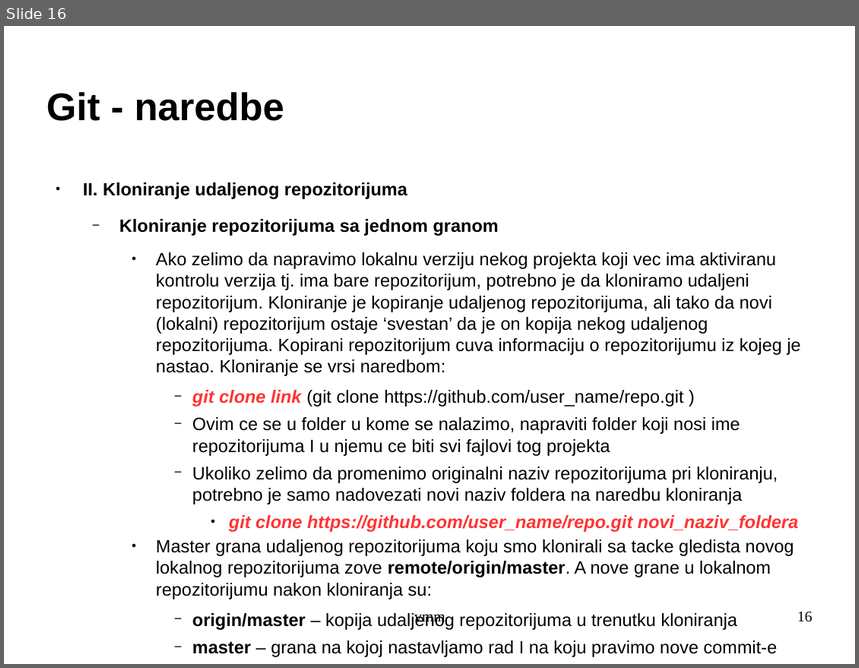
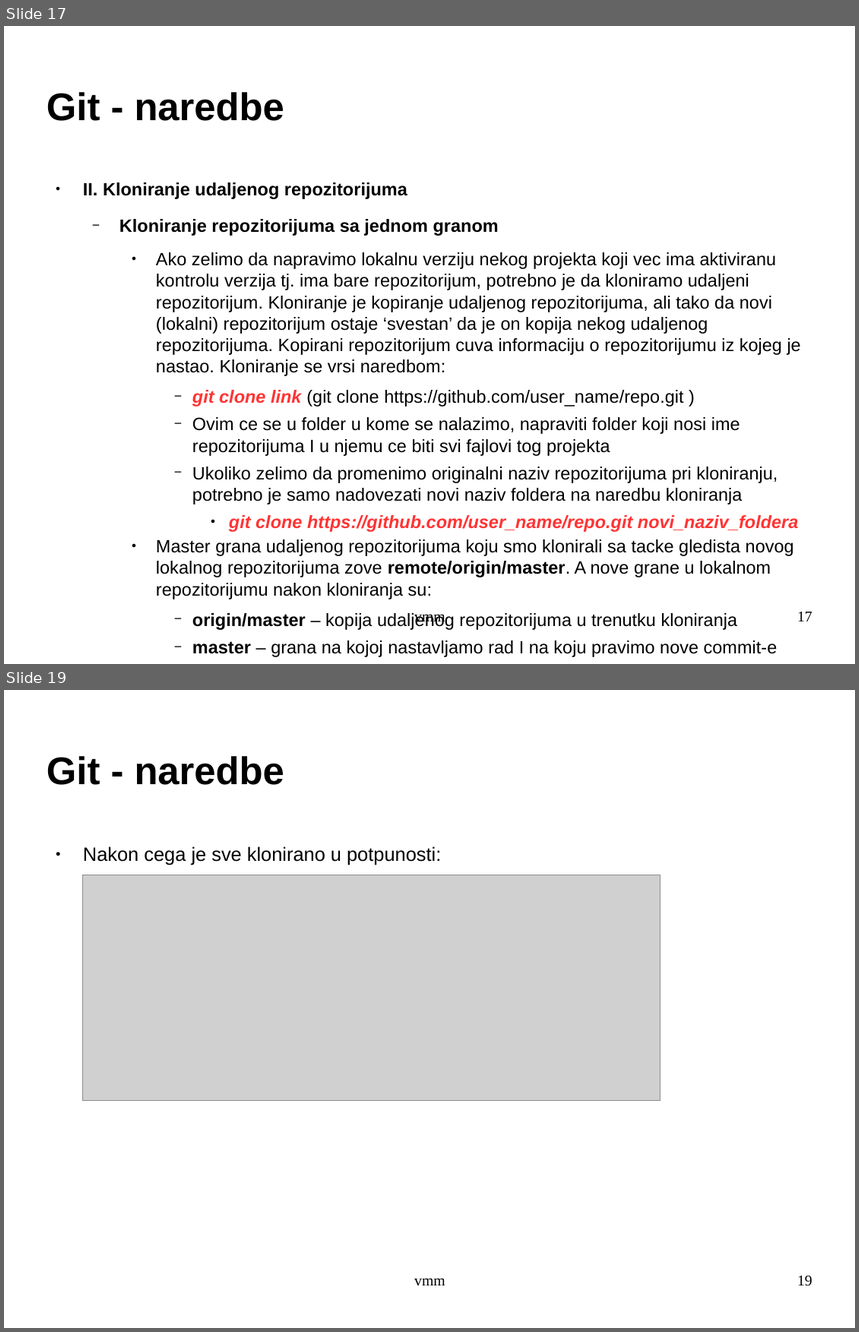
Before and after one commit to archpriestgnu/git_tut, a slide deck: git.odp. Shown one above the other, each under a label of ours: slide 16 before the commit, slides 17 and 19 after it; the slides between them are not shown. The pictures are 859x668 and 859x1332 pixels, drawn with LibreOffice and Linux fonts; fonts in the diff are those of the drawing; grey boxes stand for pictures; background and template pictures are left out. Boxes give left, top, right and bottom in pixels: in the first picture for what was removed or moved away, otherwise in the second. Text is boxed around its words. In the diff, an @@ line names an element or a change of style, - is before the commit and + after.

```diff
--- a/git.odp
+++ b/git.odp
@@ slide 19 added at (4, 690, 855, 1328), background picture (left out) @@
@@ title added at (47, 756, 284, 785), 36 pt, text #000000, bold @@
+Git - naredbe
@@ text added at (83, 847, 441, 865), 18 pt, text #000000 @@
+● Nakon cega je sve klonirano u potpunosti:
@@ picture added at (83, 875, 661, 1101) @@
@@ text added at (414, 1278, 446, 1286), 14 pt, text #000000 @@
+vmm
@@ page number added at (797, 1276, 813, 1287), 14 pt, text #000000 @@
+19
@@ what was slide 16 is now slide 17 @@
@@ page number at (797, 612, 813, 622): text changed @@
-16
+17
```
Also in this commit, not shown: 1 slide changed, 10 other slides added.
